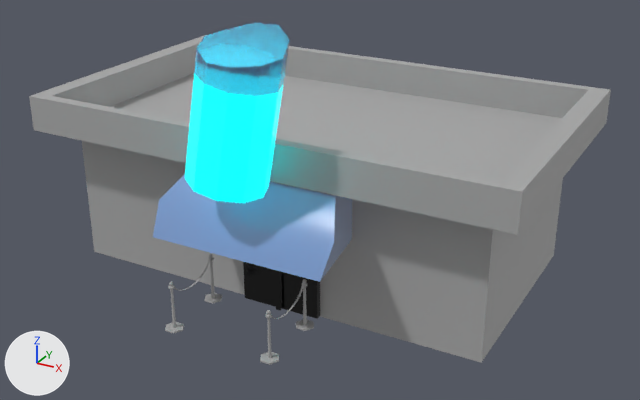
The FBX model SeniorProject2025/Assets/BetaBuildings/Bar.fbx, before and after one commit.
One viewpoint serves both versions: a 50 mm lens placed at (1.72, -2.69, 1.9), pointed at (0.06, 0.33, 0.38). The lights are fixed; the arrows at lower left show +X, +Y and +Z. Where no turn or scale is listed for an object, it has been applied to the vertices.

Script lines for the objects in view, before the commit:
```python
ob_bar = bpy.data.objects.new('Bar', me_mesh_001)
ob_bar.location = (-0.043, 0.545, 0.011)
ob_pcube313 = bpy.data.objects.new('pCube313', me_mesh)
ob_pcube313.location = (0.043, 0.043, 0.176)
ob_pcylinder93 = bpy.data.objects.new('pCylinder93', me_mesh_002)
ob_pcylinder93.location = (-0.191, -0.381, 0.155)
ob_pcylinder94 = bpy.data.objects.new('pCylinder94', me_mesh_007)
ob_pcylinder94.location = (-0.191, -0.122, 0.155)
ob_pcylinder97 = bpy.data.objects.new('pCylinder97', me_mesh_005)
ob_pcylinder97.location = (0.243, -0.252, 0.164)
ob_sweep12 = bpy.data.objects.new('sweep12', me_mesh_003)
ob_sweep12.location = (-0.189, -0.252, 0.223)
# also in view: 'pCylinder92' at (0.04, -0.12, 0.5); 'pCylinder98' at (0.04, -0.25, 0.93)
```
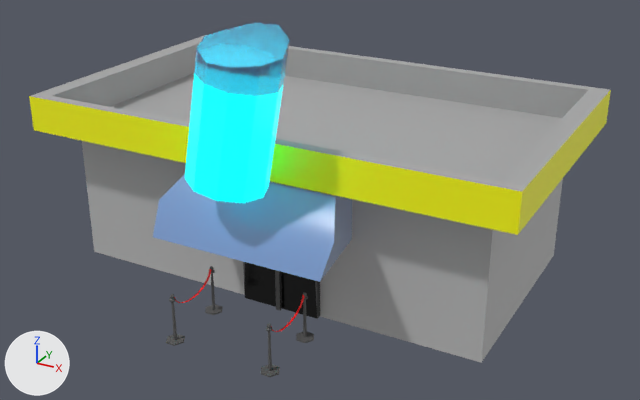
Changed parts and their boxes (x1, y1, x2, y2) in the pictures (640 x 400 px):
'pCylinder97', recoloured, moved: before (260, 279, 314, 365); after (261, 292, 314, 377)
'pCylinder93', moved: before (165, 281, 184, 334); after (166, 294, 185, 346)
'pCylinder94', moved: before (204, 254, 222, 304); after (205, 266, 223, 315)
'sweep12', moved: before (173, 257, 211, 291); after (174, 269, 211, 303)
part 1 of me_mesh_005, recoloured: before (266, 310, 272, 318); after (266, 323, 272, 331)
part 2 of me_mesh_005, recoloured: before (303, 279, 308, 287); after (303, 292, 308, 300)
part 3 of me_mesh_005, recoloured: before (260, 318, 279, 365); after (261, 331, 280, 377)
part 4 of me_mesh_005, recoloured: before (296, 287, 314, 331); after (296, 299, 314, 343)
part 5 of me_mesh_005, recoloured: before (272, 282, 304, 319); after (271, 295, 304, 332)
part 6 of me_mesh_001, recoloured: (82, 141, 563, 362) in both
part 7 of me_mesh_001, recoloured (grey to yellow): (29, 96, 522, 235) in both
part 8 of me_mesh_001, recoloured (grey to yellow): (518, 90, 611, 234) in both

Patch to the scene script:
```diff
--- a/SeniorProject2025/Assets/BetaBuildings/Bar.fbx.py
+++ b/SeniorProject2025/Assets/BetaBuildings/Bar.fbx.py
@@ mat_lambert5 @@
+mat_lambert5 = principled_material('lambert5')
+mat_lambert5.base_color = (1.0, 1.0, 0.0)  # yellow #ffff00
@@ mat_lambert1 @@
+mat_lambert1 = principled_material('lambert1')
+mat_lambert1.base_color = (0.5, 0.5, 0.5)  # grey #bcbcbc
@@ mat_lambert6 @@
+mat_lambert6 = principled_material('lambert6')
+mat_lambert6.base_color = (0.103, 0.103, 0.103)  # dark grey #5a5a5a
@@ mat_lambert4 @@
+mat_lambert4 = principled_material('lambert4')
+mat_lambert4.base_color = (1.0, 0.0, 0.0)  # red #ff0000
@@ me_mesh_005 @@
 me_mesh_005.from_pydata(...)  # 261 vertices, 264 faces; spans x -0.041..0.037, y -0.163..0.163, z -0.101..0.101
 # used by ob_pcylinder97; location = (0.243, -0.252, 0.164)
+# me_mesh_005 part 1: 42 of the faces centred in x -0.012..0.008, y -0.14..-0.118, z 0.078..0.101 switch from mat_standardsurface1 (grey #aaaaaa) to mat_lambert6 (dark grey #5a5a5a)
+# me_mesh_005 part 2: 42 of the faces centred in x -0.012..0.008, y 0.118..0.14, z 0.078..0.101 switch from mat_standardsurface1 (grey #aaaaaa) to mat_lambert6 (dark grey #5a5a5a)
+# me_mesh_005 part 3: 30 of the faces centred in x -0.031..0.028, y -0.163..-0.095, z -0.101..-0.009 switch from mat_standardsurface1 (grey #aaaaaa) to mat_lambert6 (dark grey #5a5a5a)
+# me_mesh_005 part 4: 30 of the faces centred in x -0.031..0.028, y 0.095..0.163, z -0.101..-0.009 switch from mat_standardsurface1 (grey #aaaaaa) to mat_lambert6 (dark grey #5a5a5a)
+# me_mesh_005 part 5: 120 of the faces centred in x -0.009..0.002, y -0.121..0.123, z 0.021..0.09 switch from mat_standardsurface1 (grey #aaaaaa) to mat_lambert4 (red #ff0000)
@@ me_mesh_001 @@
 me_mesh_001.from_pydata(...)  # 24 vertices, 21 faces; spans x -1.07..1.07, y -0.65..0.65, z 0.0..0.77
 # used by ob_bar; location = (-0.043, 0.545, 0.011)
+# me_mesh_001 part 6: all 4 faces centred in x -0.95..0.95, y -0.5..0.5, z 0.31 switch from mat_standardsurface1 (grey #aaaaaa) to mat_lambert1 (grey #bcbcbc)
+# me_mesh_001 part 7: the 1 face centred in x 0.0, y -0.65, z 0.7 switches from mat_standardsurface1 (grey #aaaaaa) to mat_lambert5 (yellow #ffff00)
+# me_mesh_001 part 8: the 1 face centred in x 1.07, y 0.0, z 0.7 switches from mat_standardsurface1 (grey #aaaaaa) to mat_lambert5 (yellow #ffff00)
+me_mesh_001.materials.append(mat_lambert5)  # yellow #ffff00
@@ ob_pcylinder97 @@
 ob_pcylinder97 = bpy.data.objects.new('pCylinder97', me_mesh_005)
-ob_pcylinder97.location = (0.243, -0.252, 0.164)
+ob_pcylinder97.location = (0.243, -0.252, 0.109)
@@ ob_pcylinder94 @@
 ob_pcylinder94 = bpy.data.objects.new('pCylinder94', me_mesh_007)
-ob_pcylinder94.location = (-0.191, -0.122, 0.155)
+ob_pcylinder94.location = (-0.191, -0.122, 0.1)
@@ ob_sweep12 @@
 ob_sweep12 = bpy.data.objects.new('sweep12', me_mesh_003)
-ob_sweep12.location = (-0.189, -0.252, 0.223)
+ob_sweep12.location = (-0.189, -0.252, 0.168)
@@ ob_pcylinder93 @@
 ob_pcylinder93 = bpy.data.objects.new('pCylinder93', me_mesh_002)
-ob_pcylinder93.location = (-0.191, -0.381, 0.155)
+ob_pcylinder93.location = (-0.191, -0.381, 0.1)
```
